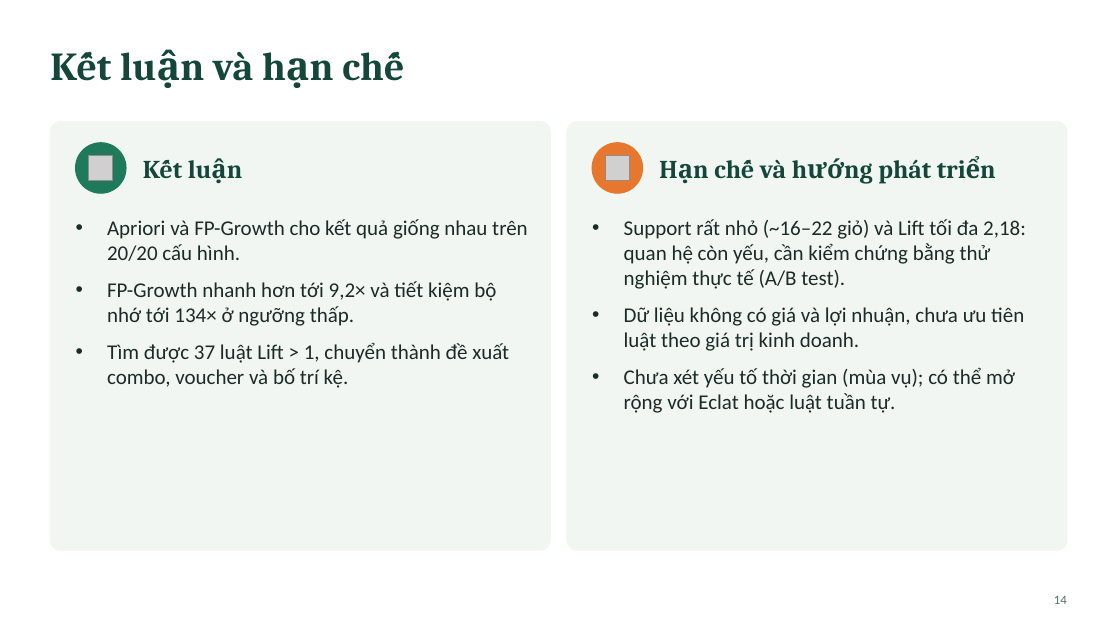
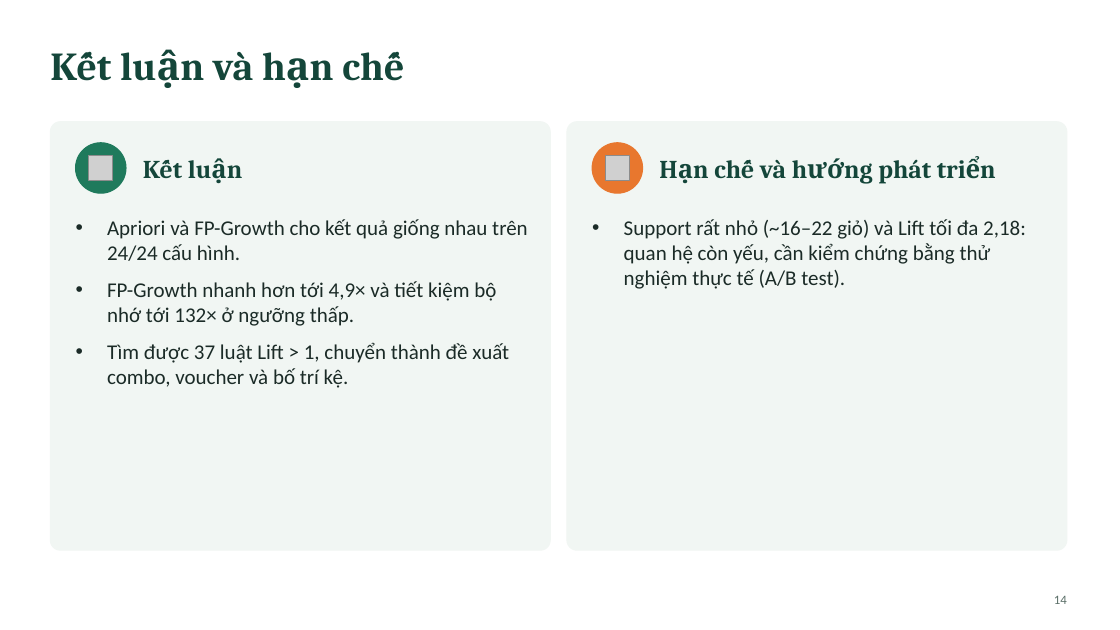
Before and after one commit to dth251/DATA-MINING-PROJECT-01, a slide deck: slide 14 of presentation/BAO_CAO_PROJECT-DATA-MINING.pptx. Drawn at 1120x630 pixels with LibreOffice and Linux fonts; fonts in the diff are those of the drawing; grey boxes stand for pictures. Boxes give left, top, right and bottom in pixels: in the first picture for what was removed or moved away, otherwise in the second. Text is boxed around its words. In the diff, an @@ line names an element or a change of style, - is before the commit and + after.

```diff
--- a/presentation/BAO_CAO_PROJECT-DATA-MINING.pptx
+++ b/presentation/BAO_CAO_PROJECT-DATA-MINING.pptx
@@ text at box(107, 219, 528, 326): text changed @@
-• Apriori và FP-Growth cho kết quả giống nhau trên 20/20 cấu hình.
-• FP-Growth nhanh hơn tới 9,2× và tiết kiệm bộ nhớ tới 134× ở ngưỡng thấp.
+• Apriori và FP-Growth cho kết quả giống nhau trên 24/24 cấu hình.
+• FP-Growth nhanh hơn tới 4,9× và tiết kiệm bộ nhớ tới 132× ở ngưỡng thấp.
@@ text at box(624, 307, 1024, 413): paragraphs removed @@
-• Dữ liệu không có giá và lợi nhuận, chưa ưu tiên luật theo giá trị kinh doanh.
-• Chưa xét yếu tố thời gian (mùa vụ); có thể mở rộng với Eclat hoặc luật tuần tự.
```
Also in this commit, not shown: 10 other slides changed.
